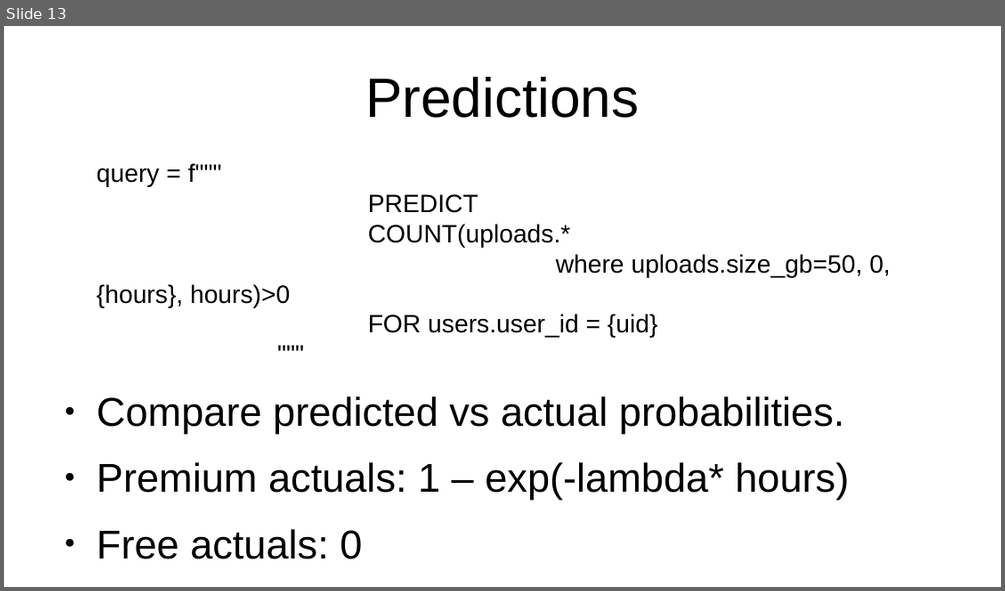
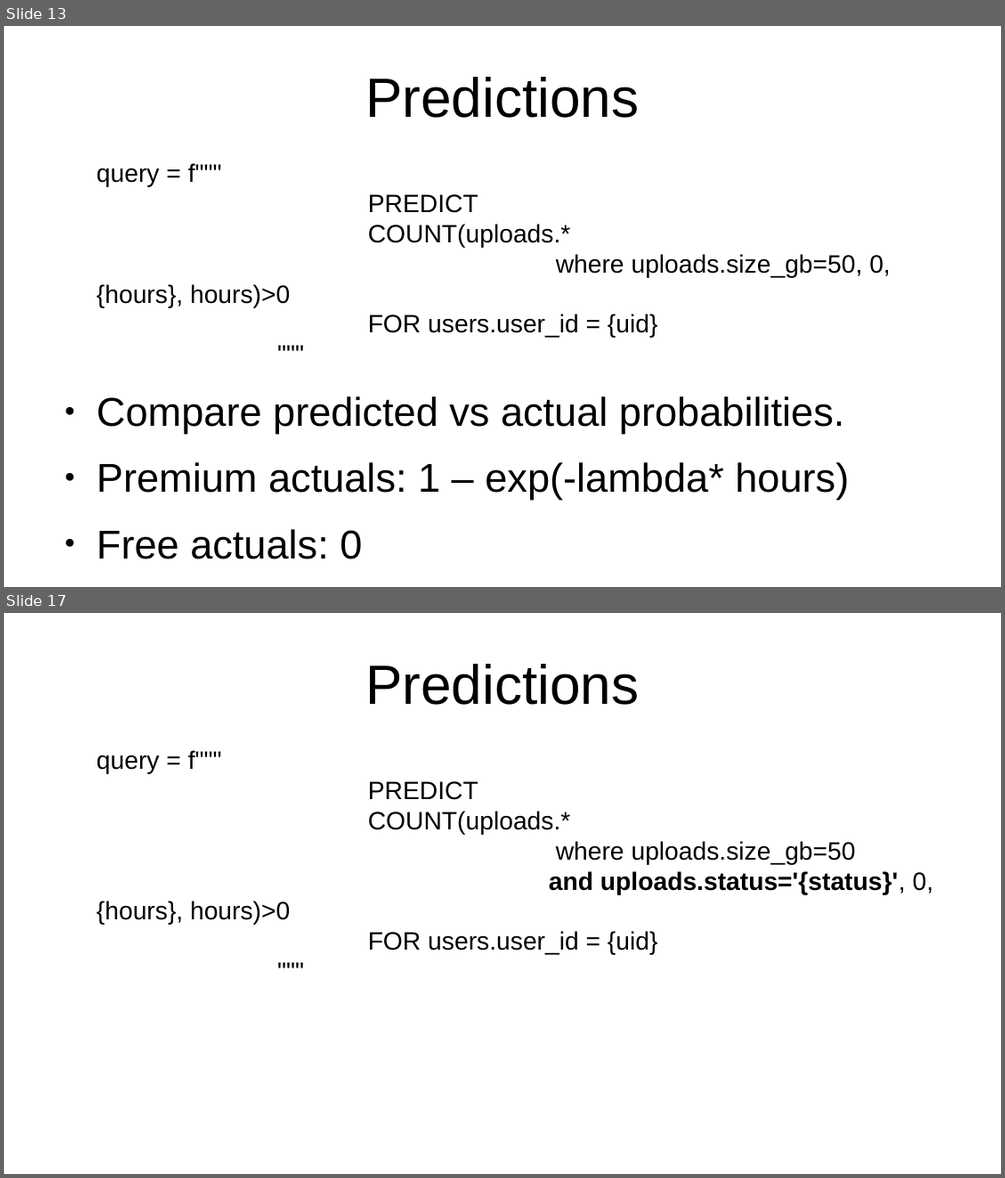
Before and after one commit to martin-merener/graph_ML_and_deep_learning_on_RDBs, a slide deck: Test_with_temporal_user_status.odp. Shown one above the other, each under a label of ours: slide 13 before the commit, slides 13 and 17 after it; the slides between them are not shown. The pictures are 1005x591 and 1005x1178 pixels, drawn with LibreOffice and Linux fonts; fonts in the diff are those of the drawing. Boxes give left, top, right and bottom in pixels: in the first picture for what was removed or moved away, otherwise in the second. Text is boxed around its words. In the diff, an @@ line names an element or a change of style, - is before the commit and + after.

```diff
--- a/Test_with_temporal_user_status.odp
+++ b/Test_with_temporal_user_status.odp
@@ slide 17 added at (4,613,1001,1174), background #FFFFFF @@
@@ title added at (365,664,639,705), 44 pt, text #000000 @@
+Predictions
@@ text added at (97,750,934,955), 20 pt, text #000000 @@
+query = f"""
+PREDICT
+COUNT(uploads.*
+where uploads.size_gb=50
+and uploads.status='{status}', 0, {hours}, hours)>0
+FOR users.user_id = {uid}
+"""
```
Also in this commit, not shown: 3 slides changed, 3 other slides added, 8 other files.
